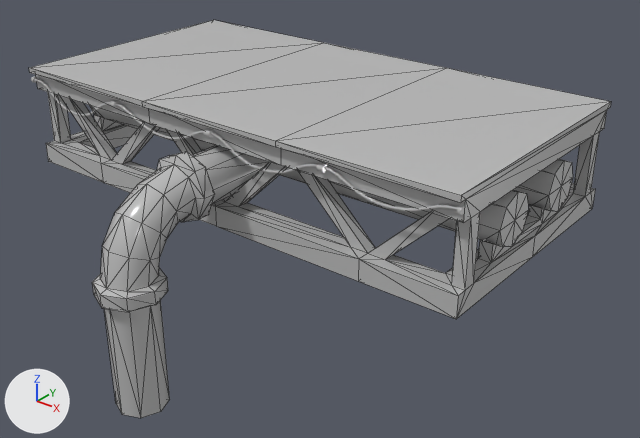
Before and after pictures for a commit that changed the FBX model Assets/Prefabs/Platforms/p_2_bridge.fbx.
Rendered twice from a 50 mm camera at (0.232, -0.279, 0.158) aimed at (0.019, -0.013, -0.007). Arrows for +X, +Y and +Z are at lower left; the lights stay in place. Mesh edges are drawn as thin lines on the coarser meshes. Where no turn or scale is listed for an object, it has been applied to the vertices.

Objects in the first picture: 'cable', 'platform'.
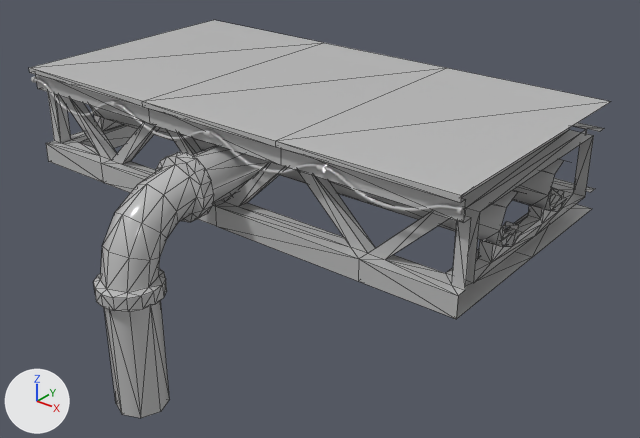
The newer file is also rescaled (x6.0), turned or shifted as a whole; pictures and numbers use the older file's frame.

Boxes [x1, y1, x2, y2] around the edits, measured in the pictures (640 x 438 px):
```json
{"part": 1, "of": "me_mesh", "change": "cut back", "before": [92, 102, 611, 319], "after": [94, 145, 269, 311]}
```

Scene script edits in JSON lines:
```json
{"block": "me_mesh", "where": "# used by ob_platform; location = (0.0, 0.0, 0.0)"}
{"op": "remove", "block": "me_mesh", "code": "me_mesh.from_pydata(...)  # 430 vertices, 928 faces; spans x -0.111..0.111, y -0.114..0.058, z -0.059..0.046"}
{"op": "add", "block": "me_mesh", "code": "me_mesh.from_pydata(...)  # 439 vertices, 784 faces; spans x -0.111..0.111, y -0.114..0.058, z -0.059..0.046"}
{"block": "me_mesh", "change": "me_mesh part 1"}
{"block": "me_mesh", "change": "39 vertices are removed from x -0.111..0.111, y -0.11..0.058, z -0.01..0.044"}
{"block": "me_mesh", "change": "300 faces are deleted"}
{"block": "me_mesh", "change": "3 vertices in x -0.01..0.014, y -0.101..-0.091, z -0.01..-0.004 move by (-0.002, -0.005, 0.0)"}
{"block": "me_mesh", "change": "3 vertices in x -0.014..0.01, y -0.101..-0.091, z -0.01..-0.004 move by (0.002, -0.005, 0.0)"}
{"block": "me_mesh", "change": "14 vertices move from x -0.014..0.014, y -0.101..-0.067, z -0.01..0.033 to x -0.012..0.012, y -0.096..-0.067, z -0.01..0.033"}
{"block": "me_mesh", "change": "26 vertices are added at x -0.013..0.013, y -0.113..-0.068, z -0.01..0.035"}
{"block": "me_mesh", "change": "11 new vertices lie (0.0, 0.006, 0.0) away from vertices in x -0.013..0.013, y -0.074, z 0.01..0.035"}
{"block": "me_mesh", "change": "11 new vertices lie (0.0, 0.0, 0.006) away from vertices in x -0.013..0.013, y -0.113..-0.088, z -0.01"}
{"block": "me_mesh", "change": "156 new faces join them"}
```
